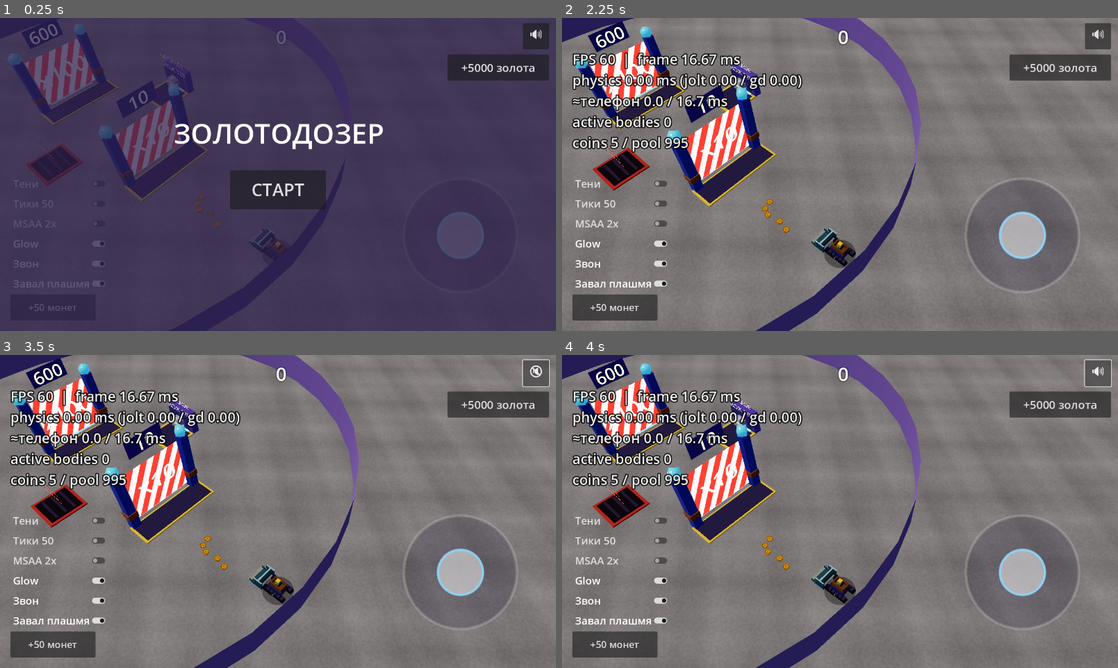
Above: before the commit, frames 1-4 (two rows, left to right).
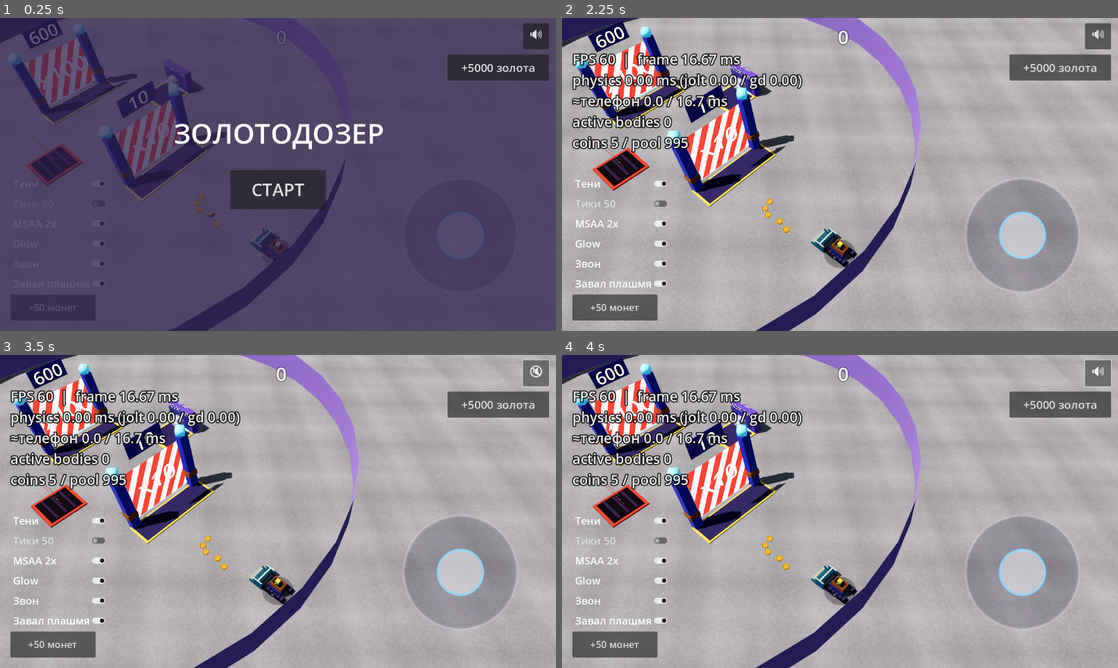
Above: after the commit, the same moments.

Repository: ui99ru/gold-harvester
Game: Godot game, scene res://scenes/game.tscn
Same seed, same stepped clock (60 frames per second), same inputs: the game is played once before the commit and once after it.
Inputs:
- Up to frame 1 (0.25 s): no input
- Up to frame 2 (2.25 s): click "Тени" at 0.5 s; click "MSAA 2x" at 1.25 s; click "СТАРТ" at 2 s
- Up to frame 3 (3.5 s): click "🔊" at 2.75 s
- Up to frame 4 (4 s): click "🔇" at 3.5 s

The runs differ from the first frame. In frame 1, less than 0.1% of the frame differs, in the area x 5-51%, y 14-74%; in frame 2, 85%, in the area x 0-100%, y 0-100%; in frame 3, 85%; in frame 4, 85%.

Commit message:
revert+ci: вернуть дефолты тени/MSAA (без согласования) + смоук idle
Откат: тени и MSAA снова вкл по умолчанию (size 2048, msaa_3d=1) — менял без
согласия пользователя, восстановил.

Автозамер: --smoke-idle воспроизводит стартовую сцену (5 монет, 995 в пуле,
дозер стоит) и печатает physics/jolt/gd — для сопоставления CI↔телефон без
скриншотов. Добавлен в perf-smoke.

https://claude.ai/code/session_01UZ8WSJhHHqHgisrGLfaC5C

Diff:
--- a/godot/project.godot
+++ b/godot/project.godot
@@ -38,5 +38,5 @@
 renderer/rendering_method="mobile"
 renderer/rendering_method.mobile="mobile"
 textures/vram_compression/import_etc2_astc=true
-anti_aliasing/quality/msaa_3d=0
-lights_and_shadows/directional_shadow/size=1024
+anti_aliasing/quality/msaa_3d=1
+lights_and_shadows/directional_shadow/size=2048
--- a/godot/scripts/game.gd
+++ b/godot/scripts/game.gd
@@ -273,11 +273,11 @@
 	hud.gd_time_cb = func() -> float:
 		return _sim_us_last / 1000.0  # мс GDScript-сима за последний физ-тик
 	hud.toggles = [
-		["Тени", false, func(on: bool) -> void:
+		["Тени", true, func(on: bool) -> void:
 			sun.shadow_enabled = on],
 		["Тики 50", false, func(on: bool) -> void:
 			Engine.physics_ticks_per_second = 50 if on else 60],
-		["MSAA 2x", false, func(on: bool) -> void:
+		["MSAA 2x", true, func(on: bool) -> void:
 			get_viewport().msaa_3d = Viewport.MSAA_2X if on else Viewport.MSAA_DISABLED],
 		["Glow", true, func(on: bool) -> void:
 			world_env.glow_enabled = on],
@@ -466,7 +466,7 @@
 	sun = DirectionalLight3D.new()
 	sun.light_color = Color("fff4de")
 	sun.light_energy = CFG.SUN_INT * 0.30 * _cal_sun  # калибровка по web-эталону
-	sun.shadow_enabled = false  # мобайл-дефолт: тени ~5 мс на этом GPU (тумблер «Тени» включает)
+	sun.shadow_enabled = true
 	sun.directional_shadow_mode = DirectionalLight3D.SHADOW_ORTHOGONAL
 	# web: позиция (10,22,6), смотрит в origin
 	sun.look_at_from_position(Vector3(10, 22, 6), Vector3.ZERO, Vector3.UP)
@@ -952,6 +952,19 @@
 	var pm := Performance.get_monitor(Performance.TIME_PHYSICS_PROCESS)
 	if pm > _phys_max:
 		_phys_max = pm
+	if _smoke_mode == "idle":
+		# Сцена «как на телефоне»: старт (5 монет, 995 в пуле), дозер стоит.
+		# Замер физики для сопоставления CI↔телефон (как HUD: physics/jolt/gd).
+		if _smoke_ticks > 60:
+			_phys_accum += pm
+			_gd_accum += _sim_us_last
+		if _smoke_ticks >= 360:  # 6 c
+			var phys := 1000.0 * _phys_accum / 300.0
+			var gd := 0.001 * _gd_accum / 300.0
+			print("SMOKE idle: coins=%d/%d physics=%.2f jolt=%.2f gd=%.2f ms" % [
+				pool.active_count(), pool.free_count(), phys, phys - gd, gd])
+			get_tree().quit(0)
+		return
 	if _smoke_mode == "loop":
 		# Фазовый челнок: цель спереди зависит от прогресса. Фаза 1 (ворота-1
 		# заперты): толкаем монеты на мат ворот-1 (z18, стоп В зоне). Фаза 2
Not shown, changed: .github/workflows/perf-smoke.yml
